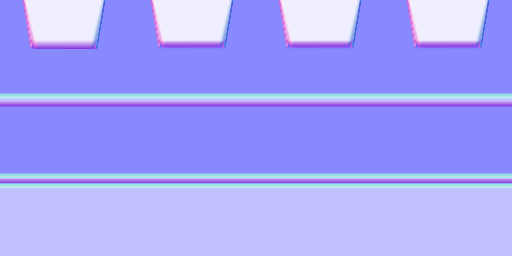
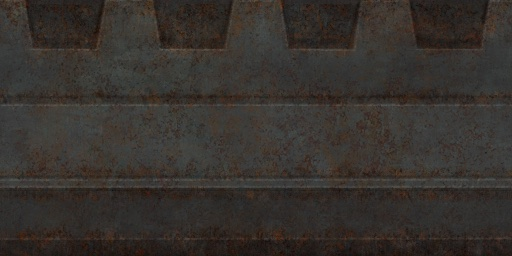
The second (512, 256) image is a revision of the first. Changes to its layers:
hid "NORM" over 0, 0, 512, 256
showed "Background" over 0, 0, 512, 256
